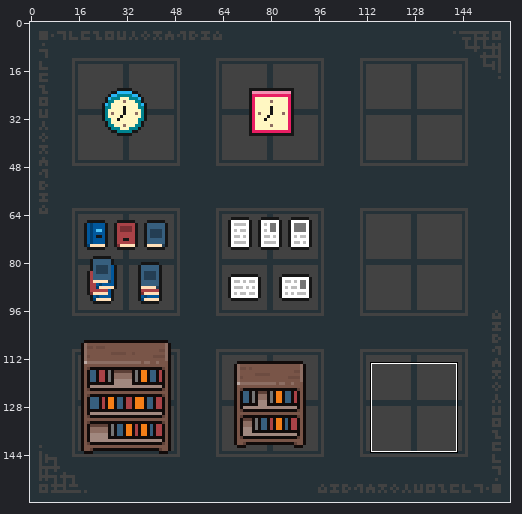
Pixel-art file: works/object/object_0001.aseprite. Above: a wide view before the commit, with the close-up outlined.
Close-up. Old version:
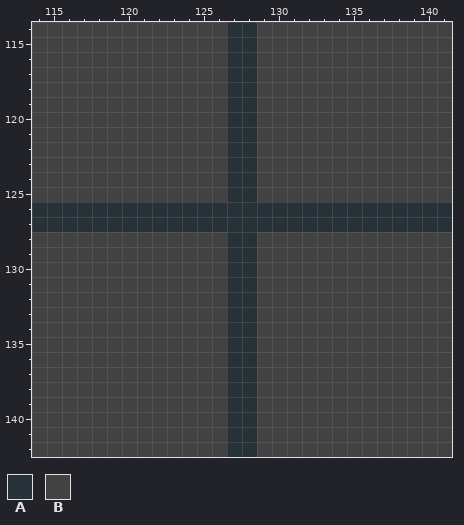
160x160 pixels, 1 frame. Shown: x 114..141, y 114..142.
Visible layers, top first: "body", "bg".
Palette (. is transparent): A #263238  B #424242
Pixels before, first column x 114:
114 BBBBBBBBBBBBBAABBBBBBBBBBBBB
115 BBBBBBBBBBBBBAABBBBBBBBBBBBB
116 BBBBBBBBBBBBBAABBBBBBBBBBBBB
117 BBBBBBBBBBBBBAABBBBBBBBBBBBB
118 BBBBBBBBBBBBBAABBBBBBBBBBBBB
119 BBBBBBBBBBBBBAABBBBBBBBBBBBB
120 BBBBBBBBBBBBBAABBBBBBBBBBBBB
121 BBBBBBBBBBBBBAABBBBBBBBBBBBB
122 BBBBBBBBBBBBBAABBBBBBBBBBBBB
123 BBBBBBBBBBBBBAABBBBBBBBBBBBB
124 BBBBBBBBBBBBBAABBBBBBBBBBBBB
125 BBBBBBBBBBBBBAABBBBBBBBBBBBB
126 AAAAAAAAAAAAAAAAAAAAAAAAAAAA
127 AAAAAAAAAAAAAAAAAAAAAAAAAAAA
128 BBBBBBBBBBBBBAABBBBBBBBBBBBB
129 BBBBBBBBBBBBBAABBBBBBBBBBBBB
130 BBBBBBBBBBBBBAABBBBBBBBBBBBB
131 BBBBBBBBBBBBBAABBBBBBBBBBBBB
132 BBBBBBBBBBBBBAABBBBBBBBBBBBB
133 BBBBBBBBBBBBBAABBBBBBBBBBBBB
134 BBBBBBBBBBBBBAABBBBBBBBBBBBB
135 BBBBBBBBBBBBBAABBBBBBBBBBBBB
136 BBBBBBBBBBBBBAABBBBBBBBBBBBB
137 BBBBBBBBBBBBBAABBBBBBBBBBBBB
138 BBBBBBBBBBBBBAABBBBBBBBBBBBB
139 BBBBBBBBBBBBBAABBBBBBBBBBBBB
140 BBBBBBBBBBBBBAABBBBBBBBBBBBB
141 BBBBBBBBBBBBBAABBBBBBBBBBBBB
142 BBBBBBBBBBBBBAABBBBBBBBBBBBB
After:
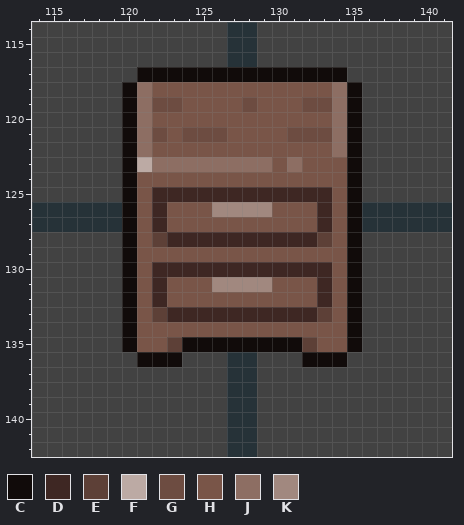
Colours new in this view: C #110b0a  D #3e2723  E #5d4037  F #bcaaa4  G #6d4c41  H #795548  J #8d6e63  K #a1887f
Difference:
Layer "body":
The author changed colour A to colour C in row 117 at x 127 to 128; in rows 126 to 127 at x 120 and 135; in row 135 at x 127 to 128.
The author changed colour B to colour C in row 117 at x 121 to 126 and 129 to 134; in rows 118 to 125 at x 120 and 135; in rows 128 to 134 at x 120 and 135; in row 135 at x 120, 124 to 126, 129 to 131 and 135; in row 136 at x 121 to 123 and 132 to 134.
The author changed colour A to colour D in row 125 at x 127 to 128; in rows 126 to 127 at x 122 and 133; in row 128 at x 127 to 128; in row 130 at x 127 to 128; in row 133 at x 127 to 128.
The author changed colour B to colour D in row 125 at x 122 to 126 and 129 to 133; in row 128 at x 123 to 126 and 129 to 132; in row 130 at x 122 to 126 and 129 to 133; in rows 131 to 132 at x 122 and 133; in row 133 at x 123 to 126 and 129 to 132.
The author changed colour B to colour E in row 128 at x 122 and 133; in row 133 at x 122 and 133; in row 135 at x 123 and 132.
The author changed colour B to colour F in row 123 at x 121.
The author changed colour A to colour G in row 119 at x 128.
The author changed colour B to colour G in row 119 at x 122 to 123 and 132 to 133; in row 121 at x 122, 124 to 126 and 131 to 133.
The author changed colour A to colour H in row 118 at x 127 to 128; in row 119 at x 127; in rows 120 to 122 at x 127 to 128; in row 124 at x 127 to 128; in row 126 at x 121, 123 to 125, 130 to 132 and 134; in row 127 at x 121, 123 to 132 and 134.
The author changed colour A to colour H in row 129 at x 127 to 128; in row 132 at x 127 to 128; in row 134 at x 127 to 128.
The author changed colour B to colour H in row 118 at x 122 to 126 and 129 to 133; in row 119 at x 124 to 126 and 129 to 131; in row 120 at x 122 to 126 and 129 to 133; in row 121 at x 123 and 129 to 130; in row 122 at x 122 to 126 and 129 to 133; in row 123 at x 130 and 132 to 134.
The author changed colour B to colour H in row 124 at x 121 to 126 and 129 to 134; in row 125 at x 121 and 134; in row 128 at x 121 and 134; in row 129 at x 121 to 126 and 129 to 134; in row 130 at x 121 and 134; in row 131 at x 121, 123 to 125, 130 to 132 and 134.
The author changed colour B to colour H in row 132 at x 121, 123 to 126, 129 to 132 and 134; in row 133 at x 121 and 134; in row 134 at x 121 to 126 and 129 to 134; in row 135 at x 121 to 122 and 133 to 134.
The author changed colour A to colour J in row 123 at x 127 to 128.
The author changed colour B to colour J in rows 118 to 122 at x 121 and 134; in row 123 at x 122 to 126, 129 and 131.
The author changed colour A to colour K in row 126 at x 126 to 129; in row 131 at x 127 to 128.
The author changed colour B to colour K in row 131 at x 126 and 129.
Boxes around the changes in both close-ups, in picture pixels (x1, y1, x2, y2):
changed: (122, 67, 362, 367)
